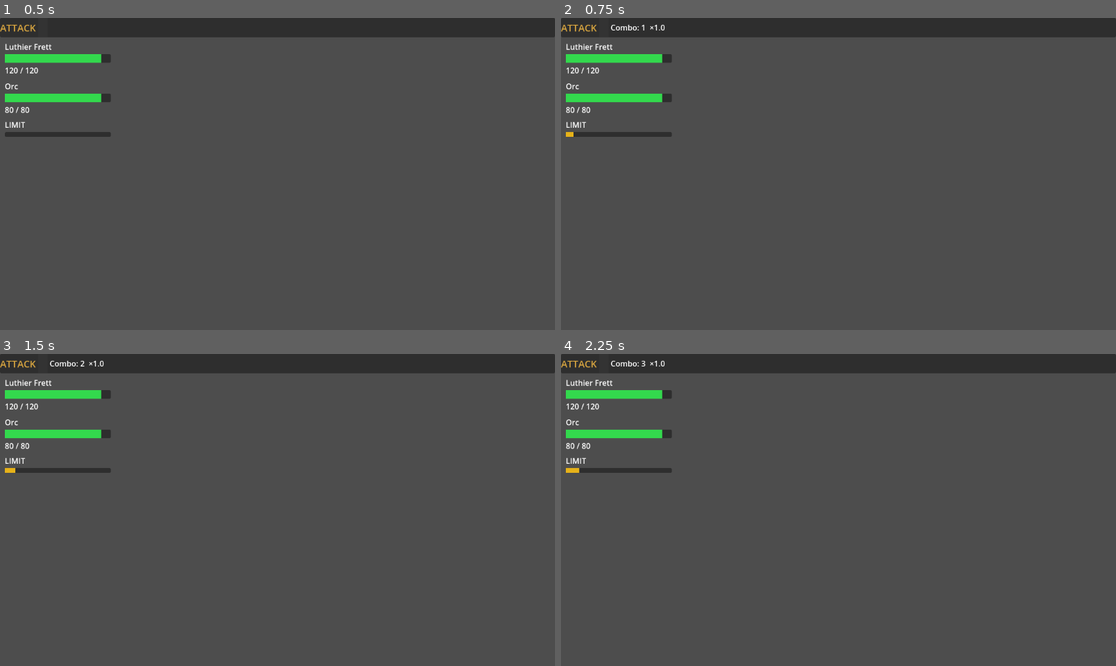
Above: before the commit, frames 1-4 (two rows, left to right).
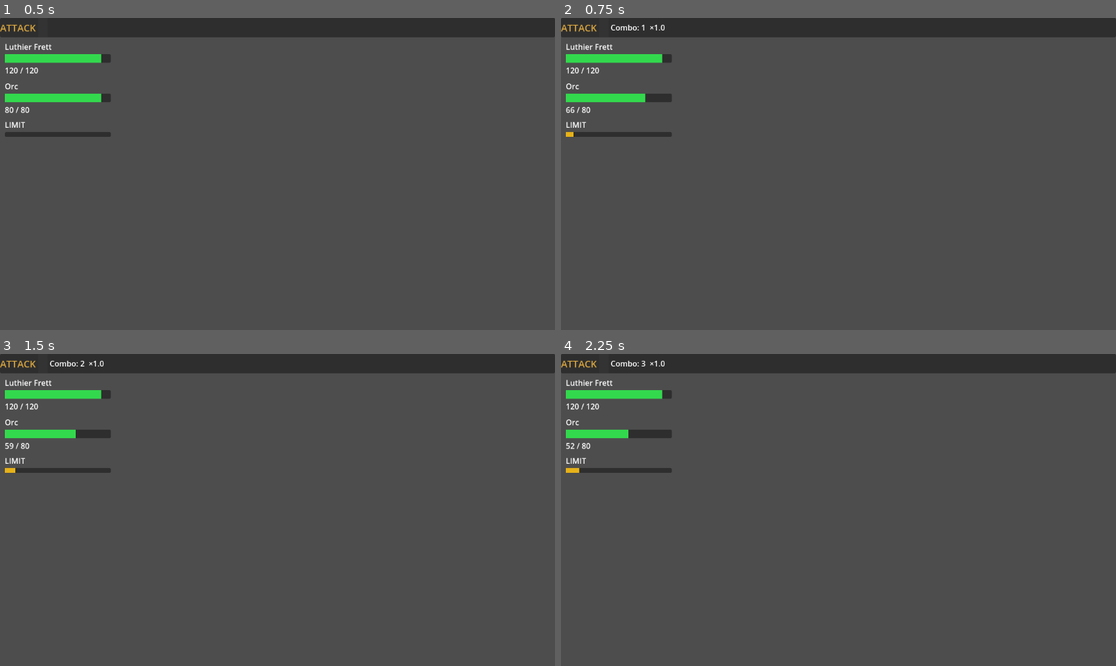
Above: after the commit, the same moments.

Repository: Parz1val1/rhythm-game-prototype
Game: Godot game, scene res://test_scene.tscn
Two runs of this game, one before a commit and one after it. Both use one fixed random seed, a clock stepped at 60 frames per second and the inputs below. Sound files missing from this copy of the repository are replaced by a short silence.
Inputs:
- Up to frame 1 (0.5 s): no input
- Up to frame 2 (0.75 s): tap Enter at 0.5 s; hold Right (rhythm_right) from 0.53 s (still down); hold Space (limit_break) from 0.53 s (still down)
- Up to frame 3 (1.5 s): release Right (rhythm_right) at 1.28 s; release Space (limit_break) at 1.28 s; hold Down (rhythm_down) from 1.28 s (still down); tap Space (limit_break) at 1.35 s
- Up to frame 4 (2.25 s): tap Enter at 2 s; release Down (rhythm_down) at 2.03 s; hold Right (rhythm_right) from 2.03 s (still down); hold Space (limit_break) from 2.03 s (still down)

Frame 1 is identical in both runs. In frame 2, 0.1% of the frame differs, in the area x 0-19%, y 24-31%; in frame 3, 0.1%; in frame 4, 0.2%.

Commit message:
fix: apply attack damage per-hit so enemy HP bar updates immediately
Root cause: _damage_accumulator deferred all ATTACK-phase damage until
_end_attack_phase(), so enemy.hp never changed mid-phase and the UI's
_process() poll showed stale values until the phase boundary.

Fix: remove _damage_accumulator entirely; apply int(damage) directly to
target.hp on each scored hit and check the win condition immediately after.
_end_attack_phase() retains a safety-net win check for edge cases where the
phase boundary fires before the last input_scored signal.

Co-Authored-By: Claude Sonnet 4.6 <noreply@anthropic.com>

Diff:
--- a/combat/combat_scene.gd
+++ b/combat/combat_scene.gd
@@ -60,8 +60,6 @@
 var _phase_beat_count: int = 0
 ## Index into _enemy_party for the enemy currently in their DEFEND turn.
 var _defend_index: int = 0
-## Accumulated damage from the current ATTACK phase (applied at phase end).
-var _damage_accumulator: float = 0.0
 ## Set to true the moment combat ends so duplicate-emit guards and _on_beat can bail out.
 var _combat_ended: bool = false
 ## Tracks combo count and computes damage multiplier during ATTACK phase.
@@ -86,7 +84,6 @@
     _current_phase = Phase.ATTACK if player_first else Phase.DEFEND
     _phase_beat_count = 0
     _defend_index     = 0
-    _damage_accumulator = 0.0
     _sequence.reset()
     _combat_ended = false
     _limit_break_active = false
@@ -170,14 +167,8 @@
 # --- Phase transitions ---
 
 func _end_attack_phase() -> void:
-    # Apply accumulated damage to the first living enemy.
-    var target = get_attack_target()
-    if target != null:
-        var damage: int = int(_damage_accumulator)
-        target.hp = max(0, target.hp - damage)
-
-    _damage_accumulator = 0.0
-    _phase_beat_count   = 0
+    # Damage is applied per-hit in _on_input_scored; nothing to apply here.
+    _phase_beat_count = 0
 
     # End limit break if it was active this phase.
     if _limit_break_active:
@@ -188,12 +179,13 @@
         player_phase_length = _default_phase_length
         limit_break_ended.emit()
 
-    _defend_index       = _first_living_enemy_index()
+    _defend_index = _first_living_enemy_index()
     RhythmInput.clear_notes()
     _current_phase = Phase.DEFEND
     phase_changed.emit(Phase.DEFEND)
 
-    # Check win condition after applying damage.
+    # Safety-net win check: normally triggered per-hit, but covers the edge
+    # case where the phase boundary fires before the last scored signal arrives.
     if _all_enemies_dead() and not _combat_ended:
         _combat_ended = true
         teardown()
@@ -227,9 +219,11 @@
             var multiplier: float = _sequence.record_hit(score)
             # Limit break multiplier stacks on top of combo multiplier.
             var lb_mult: float = character.limit_break_multiplier if _limit_break_active else 1.0
+            var target = get_attack_target()
             match score:
                 &"perfect":
-                    _damage_accumulator += float(character.attack_power) * multiplier * lb_mult
+                    if target != null:
+                        target.hp = max(0, target.hp - int(float(character.attack_power) * multiplier * lb_mult))
                     # Charge gauge only when limit break is NOT active.
                     if not _limit_break_active:
                         var was_ready: bool = character.limit_break_gauge >= 1.0
@@ -237,11 +231,17 @@
                         if not was_ready and character.limit_break_gauge >= 1.0:
                             limit_break_ready.emit(character)
                 &"good":
-                    _damage_accumulator += float(character.attack_power) * 0.5 * multiplier * lb_mult
+                    if target != null:
+                        target.hp = max(0, target.hp - int(float(character.attack_power) * 0.5 * multiplier * lb_mult))
                     if not _limit_break_active:
                         character.limit_break_gauge = min(1.0, character.limit_break_gauge + character.charge_rate_good)
                 # miss: no damage, no gauge charge
             combo_updated.emit(_sequence.combo_count, _sequence.get_multiplier())
+            # Apply win condition immediately so the enemy bar empties on the killing hit.
+            if _all_enemies_dead() and not _combat_ended:
+                _combat_ended = true
+                teardown()
+                combat_won.emit()
 
         Phase.DEFEND:
             # Only respond to presses that consumed an active note.
